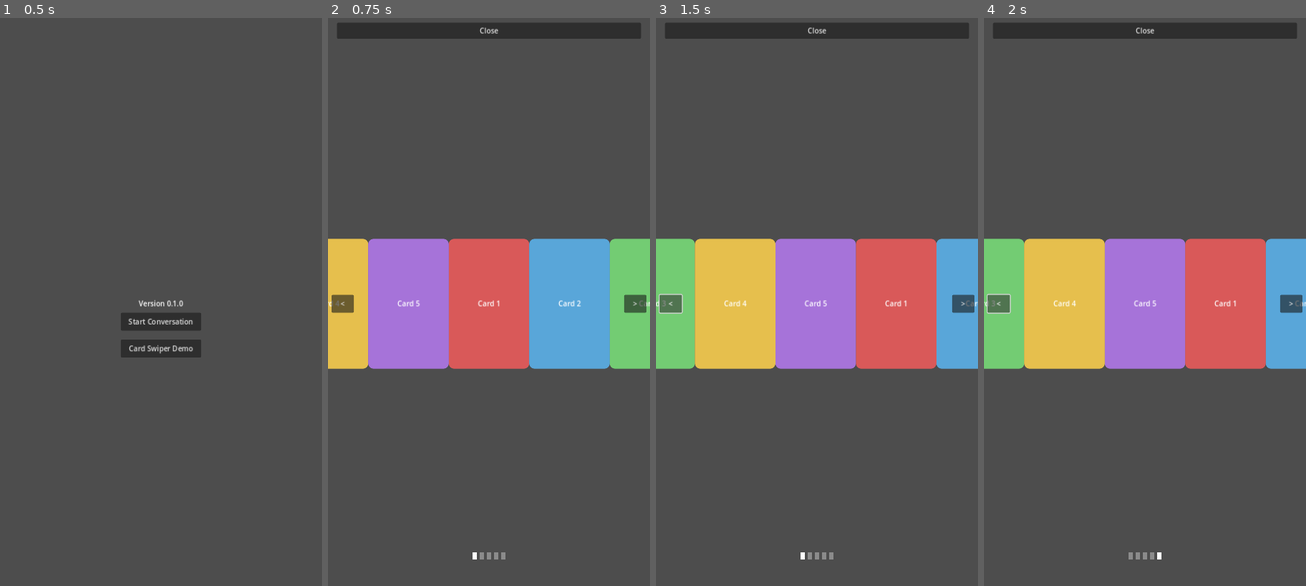
Above: before the commit, frames 1-4 (left to right).
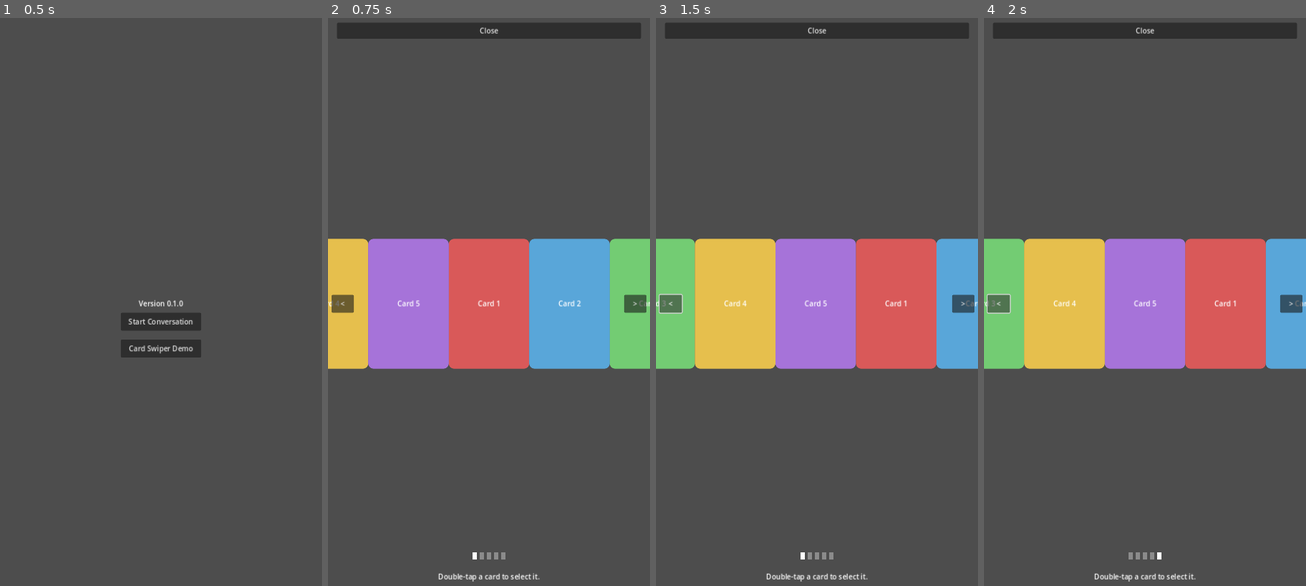
Above: after the commit, the same moments.

Repository: ryanpf/CampRoguelite
Game: Godot game, scene res://scenes/main.tscn
Two runs of this game, one before a commit and one after it. Both use one fixed random seed, a clock stepped at 60 frames per second and the inputs below.
Inputs:
- Up to frame 1 (0.5 s): no input
- Up to frame 2 (0.75 s): click "Card Swiper Demo" at 0.5 s
- Up to frame 3 (1.5 s): click "<" at 1.25 s
- Up to frame 4 (2 s): no input

Frame 1 is identical in both runs. In frame 2, 0.2% of the frame differs, in the area x 34-66%, y 97-100%; in frame 3, 0.2%; in frame 4, 0.2%.

Commit message:
Add double-tap-to-select to CardSwiper with main-screen demo display
Co-authored-by: ryanpf <2955908+ryanpf@users.noreply.github.com>

Diff:
--- a/scenes/main.tscn
+++ b/scenes/main.tscn
@@ -83,6 +83,20 @@
 grow_horizontal = 2
 grow_vertical = 2
 
+[node name="SelectedCardLabel" type="Label" parent="CardSwiperDemo"]
+layout_mode = 1
+anchors_preset = 12
+anchor_top = 1.0
+anchor_right = 1.0
+anchor_bottom = 1.0
+offset_top = -48.0
+offset_bottom = -12.0
+grow_horizontal = 2
+grow_vertical = 0
+horizontal_alignment = 1
+vertical_alignment = 1
+text = "Double-tap a card to select it."
+
 [node name="CloseButton" type="Button" parent="CardSwiperDemo"]
 layout_mode = 1
 anchors_preset = 10
--- a/scripts/main.gd
+++ b/scripts/main.gd
@@ -18,6 +18,9 @@
 @onready var card_swiper_demo: Control = $CardSwiperDemo
 @onready var card_swiper: CardSwiper = $CardSwiperDemo/CardSwiper
 @onready var card_swiper_close_button: Button = $CardSwiperDemo/CloseButton
+@onready var selected_card_label: Label = $CardSwiperDemo/SelectedCardLabel
+
+const NO_CARD_SELECTED_TEXT := "Double-tap a card to select it."
 
 func _ready() -> void:
 	var version := str(ProjectSettings.get_setting("application/config/version", "dev"))
@@ -26,6 +29,7 @@
 	dialogue_box.conversation_finished.connect(_on_conversation_finished)
 	card_swiper_demo_button.pressed.connect(_on_card_swiper_demo_button_pressed)
 	card_swiper_close_button.pressed.connect(_on_card_swiper_close_button_pressed)
+	card_swiper.card_selected.connect(_on_card_swiper_card_selected)
 	_populate_demo_cards()
 
 
@@ -42,12 +46,18 @@
 	start_conversation_button.visible = false
 	card_swiper_demo_button.visible = false
 	card_swiper_demo.visible = true
+	card_swiper.clear_selection()
+	selected_card_label.text = NO_CARD_SELECTED_TEXT
 
 
 func _on_card_swiper_close_button_pressed() -> void:
 	card_swiper_demo.visible = false
 	start_conversation_button.visible = true
 	card_swiper_demo_button.visible = true
+
+
+func _on_card_swiper_card_selected(index: int) -> void:
+	selected_card_label.text = "Selected card index: %d" % index
 
 
 ## Builds a handful of simple colored/labeled cards so the swiper demo has
--- a/scripts/ui/card_swiper/card_swiper.gd
+++ b/scripts/ui/card_swiper/card_swiper.gd
@@ -13,6 +13,9 @@
 ## Emitted after a swipe/programmatic transition settles on a new card.
 signal card_changed(index: int)
 
+## Emitted when a card is selected by double-tapping/double-clicking it.
+signal card_selected(index: int)
+
 ## Whether swiping past the last card wraps around to the first (and
 ## swiping before the first wraps to the last). When [code]false[/code], the
 ## swiper stops at the first/last card.
@@ -50,6 +53,19 @@
 ## Duration, in seconds, of the snap animation played after a drag ends or
 ## after [method next]/[method previous]/[method go_to] is called.
 @export var snap_duration: float = 0.25
+
+## Maximum distance, in pixels, a press/release pair may move and still
+## count as a tap (rather than a drag) for double-tap selection purposes.
+@export var tap_max_distance: float = 16.0
+
+## Maximum time, in seconds, between two taps on the same card for them to
+## count as a double-tap that selects that card.
+@export var double_tap_interval: float = 0.35
+
+## Duration, in seconds, of the fade animation played on every card when a
+## card is selected (the selected card fades to fully opaque, the rest fade
+## out).
+@export var select_fade_duration: float = 0.15
 
 @onready var _prev_button: Button = $PrevButton
 @onready var _next_button: Button = $NextButton
@@ -67,6 +83,21 @@
 var _drag_start_x: float = 0.0
 var _position_at_drag_start: float = 0.0
 var _tween: Tween
+
+## Whether a press is currently being tracked, waiting for its matching
+## release. Guards against handling the same physical tap twice: by default
+## Godot's "input_devices/pointing/emulate_mouse_from_touch" project setting
+## makes a single touch also emit a synthetic mouse button event, so a
+## tap/click can otherwise deliver two "pressed"/"released" pairs to
+## [method _on_gui_input].
+var _pointer_down: bool = false
+var _press_position: Vector2 = Vector2.ZERO
+
+## Index (into [member _cards]) of the card selected via double-tap, or
+## [code]-1[/code] if none has been selected (yet, or the deck was reset).
+var _selected_index: int = -1
+var _last_tap_index: int = -1
+var _last_tap_time: float = -1.0
 
 
 func _ready() -> void:
@@ -118,6 +149,7 @@
 		card.queue_free()
 	_cards.clear()
 	_position = 0.0
+	_clear_selection_state()
 
 
 ## Index (into the current deck) of the card that is currently centered.
@@ -125,6 +157,31 @@
 	if _cards.is_empty():
 		return -1
 	return _wrapi(roundi(_position), _cards.size())
+
+
+## Index (into the current deck) of the card selected via double-tap, or
+## [code]-1[/code] if no card has been selected (yet, or since the deck was
+## last reset).
+func selected_index() -> int:
+	return _selected_index
+
+
+## Clears any current selection, restoring every card to full opacity
+## without animating (e.g. so a demo screen can reset the swiper each time
+## it is reopened).
+func clear_selection() -> void:
+	_clear_selection_state()
+	for card in _cards:
+		card.modulate.a = 1.0
+
+
+## Selects the card at [param index] as if it had been double-tapped:
+## records it as [member selected_index], emits [signal card_selected], and
+## fades out every other card. Out-of-range indices are ignored.
+func select_card(index: int) -> void:
+	if index < 0 or index >= _cards.size():
+		return
+	_select_card(index)
 
 
 ## Advances to the next card, animating the transition unless [param
@@ -189,18 +246,25 @@
 	if (event is InputEventMouseButton and event.button_index == MOUSE_BUTTON_LEFT) \
 			or event is InputEventScreenTouch:
 		if event.pressed:
-			_start_drag(event.position.x)
+			if _pointer_down:
+				return
+			_pointer_down = true
+			_start_drag(event.position)
 		else:
-			_end_drag()
+			if not _pointer_down:
+				return
+			_pointer_down = false
+			_end_drag(event.position)
 	elif _dragging and (event is InputEventMouseMotion or event is InputEventScreenDrag):
 		_update_drag(event.relative.x)
 
 
-func _start_drag(x: float) -> void:
+func _start_drag(position: Vector2) -> void:
 	if _tween:
 		_tween.kill()
 	_dragging = true
-	_drag_start_x = x
+	_drag_start_x = position.x
+	_press_position = position
 	_position_at_drag_start = _position
 
 
@@ -214,7 +278,7 @@
 	_update_positions()
 
 
-func _end_drag() -> void:
+func _end_drag(position: Vector2) -> void:
 	if not _dragging:
 		return
 	_dragging = false
@@ -223,6 +287,57 @@
 	if absf(moved) >= swipe_threshold_ratio:
 		target = roundi(_position_at_drag_start) + (1 if moved > 0.0 else -1)
 	_go_to_position(float(target), true)
+	if (position - _press_position).length() <= tap_max_distance:
+		_handle_tap(position)
+
+
+## Tracks presses that stayed within [member tap_max_distance] of their
+## release, and selects the tapped card (via [method _select_card]) once two
+## such taps land on the same card within [member double_tap_interval].
+func _handle_tap(position: Vector2) -> void:
+	var index := _card_index_at_position(position)
+	if index == -1:
+		_last_tap_index = -1
+		_last_tap_time = -1.0
+		return
+	var now := Time.get_ticks_msec() / 1000.0
+	if _last_tap_index == index and _last_tap_time >= 0.0 and (now - _last_tap_time) <= double_tap_interval:
+		_last_tap_index = -1
+		_last_tap_time = -1.0
+		_select_card(index)
+	else:
+		_last_tap_index = index
+		_last_tap_time = now
+
+
+## Returns the index of the topmost visible card whose rect contains [param
+## position] (in this control's local coordinates), or [code]-1[/code] if
+## none does.
+func _card_index_at_position(position: Vector2) -> int:
+	for i in _cards.size():
+		var card := _cards[i]
+		if card.visible and Rect2(card.position, card.size).has_point(position):
+			return i
+	return -1
+
+
+## Selects the card at [param index]: records it as [member selected_index],
+## emits [signal card_selected], and animates every other card fading out
+## while the selected card fades back to fully opaque (in case it, or
+## others, were left faded from a previous selection).
+func _select_card(index: int) -> void:
+	_selected_index = index
+	for i in _cards.size():
+		var card := _cards[i]
+		var target_alpha := 1.0 if i == index else 0.0
+		create_tween().tween_property(card, "modulate:a", target_alpha, select_fade_duration)
+	card_selected.emit(index)
+
+
+func _clear_selection_state() -> void:
+	_selected_index = -1
+	_last_tap_index = -1
+	_last_tap_time = -1.0
 
 
 func _update_positions() -> void:
--- a/tests/ui/test_card_swiper.gd
+++ b/tests/ui/test_card_swiper.gd
@@ -84,6 +84,35 @@
 	if not next_card.visible:
 		failures.append("Expected the next card to peek in and be visible next to the focused card")
 
+	# Double-tapping the focused card (positioned at focused_card.position,
+	# centered within its slot) should select it, fade out every other
+	# card, and report its index via both the signal and selected_index().
+	swiper.select_fade_duration = 0.0
+	var selected_signal_values: Array[int] = []
+	swiper.card_selected.connect(func(index: int) -> void: selected_signal_values.append(index))
+	var tap_position: Vector2 = focused_card.position + focused_card.size * 0.5
+	_simulate_double_tap(swiper, tap_position)
+	await process_frame
+	await process_frame
+
+	if swiper.selected_index() != 0:
+		failures.append("Expected double-tapping card 0 to select it, got selected_index() = %d" % swiper.selected_index())
+	if selected_signal_values != [0]:
+		failures.append("Expected card_selected to emit once with index 0, got %s" % [selected_signal_values])
+	if not is_equal_approx(focused_card.modulate.a, 1.0):
+		failures.append("Expected the selected card to stay fully opaque, got alpha %f" % focused_card.modulate.a)
+	if not is_equal_approx(next_card.modulate.a, 0.0):
+		failures.append("Expected other cards to fade out after a selection, got alpha %f" % next_card.modulate.a)
+
+	# A single tap (no second tap within the double-tap interval) should not
+	# select anything.
+	swiper.clear_selection()
+	selected_signal_values.clear()
+	_simulate_tap(swiper, tap_position)
+	await process_frame
+	if swiper.selected_index() != -1:
+		failures.append("Expected a single tap not to select a card, got selected_index() = %d" % swiper.selected_index())
+
 	if failures.is_empty():
 		print("PASS: card swiper starts on the first card and wraps in both directions.")
 		quit(0)
@@ -91,3 +120,39 @@
 		for failure in failures:
 			printerr("FAIL: %s" % failure)
 		quit(1)
+
+
+## Simulates a single physical tap/click at [param position] by delivering
+## both an [InputEventScreenTouch] and a synthetic [InputEventMouseButton]
+## press (followed by their releases), mirroring what Godot's default
+## "input_devices/pointing/emulate_mouse_from_touch" project setting does
+## for a real tap on a touch-capable device. [param swiper] must not treat
+## the duplicate pair as two separate taps.
+func _simulate_tap(swiper: Control, position: Vector2) -> void:
+	var touch_press := InputEventScreenTouch.new()
+	touch_press.pressed = true
+	touch_press.position = position
+	swiper._on_gui_input(touch_press)
+
+	var mouse_press := InputEventMouseButton.new()
+	mouse_press.button_index = MOUSE_BUTTON_LEFT
+	mouse_press.pressed = true
+	mouse_press.position = position
+	swiper._on_gui_input(mouse_press)
+
+	var touch_release := InputEventScreenTouch.new()
+	touch_release.pressed = false
+	touch_release.position = position
+	swiper._on_gui_input(touch_release)
+
+	var mouse_release := InputEventMouseButton.new()
+	mouse_release.button_index = MOUSE_BUTTON_LEFT
+	mouse_release.pressed = false
+	mouse_release.position = position
+	swiper._on_gui_input(mouse_release)
+
+
+## Simulates two quick taps at [param position], as a double-tap gesture.
+func _simulate_double_tap(swiper: Control, position: Vector2) -> void:
+	_simulate_tap(swiper, position)
+	_simulate_tap(swiper, position)
